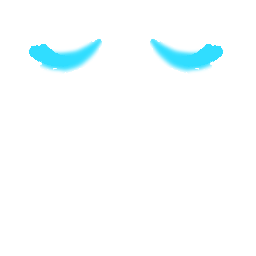
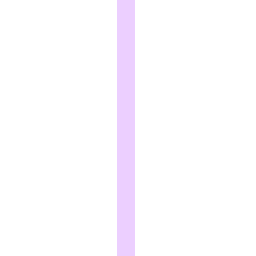
The second (256, 256) image is a revision of the first. Changes to its layers:
hid "SPLASH2" (2nd of 2) over 28, 38, 224, 75
added layer "Layer 4 copy 2" above "Layer 4 copy" over 117, 0, 135, 256
